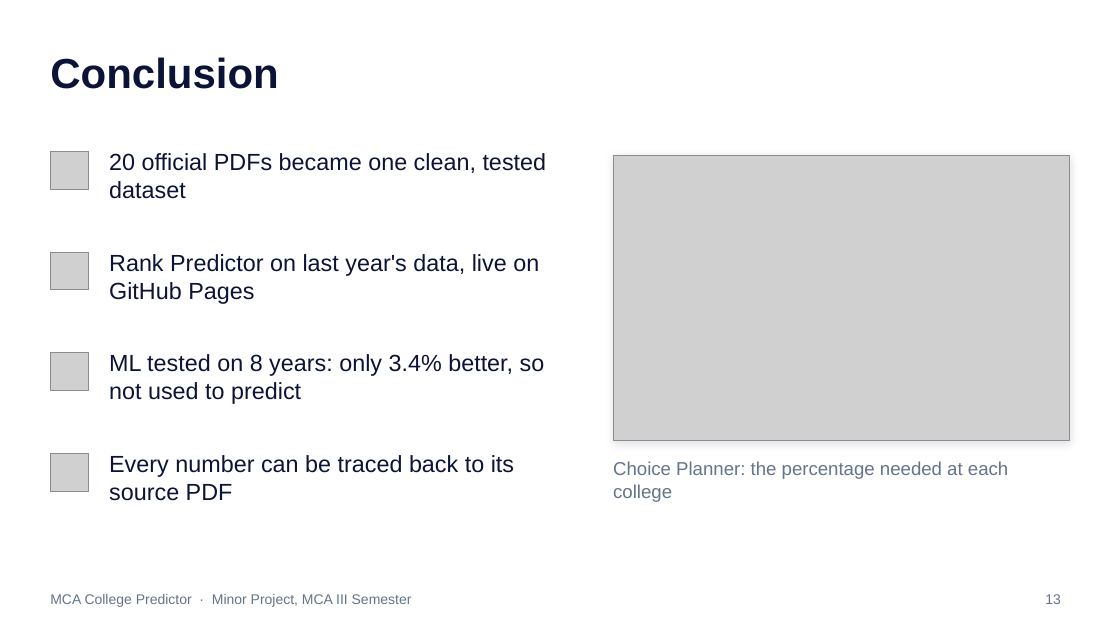
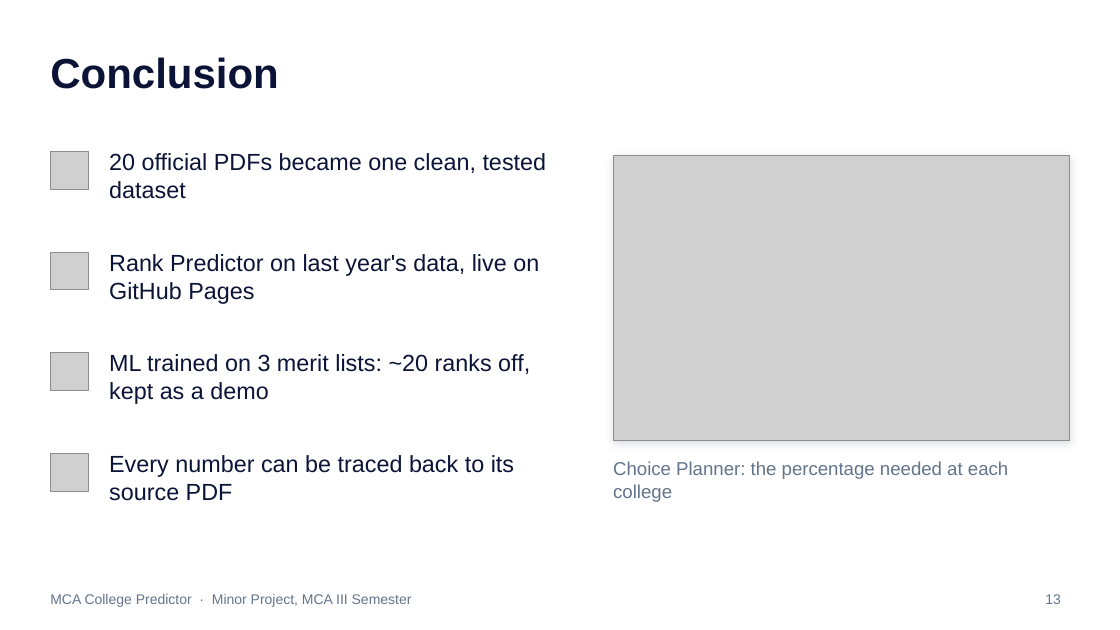
Before and after one commit to i-bhagyashree/mca-college-predictor, a slide deck: slide 13 of presentation/MCA_College_Predictor_Presentation.pptx. Drawn at 1120x630 pixels with LibreOffice and Linux fonts; fonts in the diff are those of the drawing; grey boxes stand for pictures. Boxes give left, top, right and bottom in pixels: in the first picture for what was removed or moved away, otherwise in the second. Text is boxed around its words. In the diff, an @@ line names an element or a change of style, - is before the commit and + after.

Commit message:
Presentation: rank from last year's merit list; ML trained on three merit lists shown as a demo; new chart and screenshots

```diff
--- a/presentation/MCA_College_Predictor_Presentation.pptx
+++ b/presentation/MCA_College_Predictor_Presentation.pptx
@@ text at box(109, 354, 530, 404): text changed @@
-ML tested on 8 years: only 3.4% better, so not used to predict
+ML trained on 3 merit lists: ~20 ranks off, kept as a demo
```
Also in this commit, not shown: 7 other slides changed, 1 other file.
